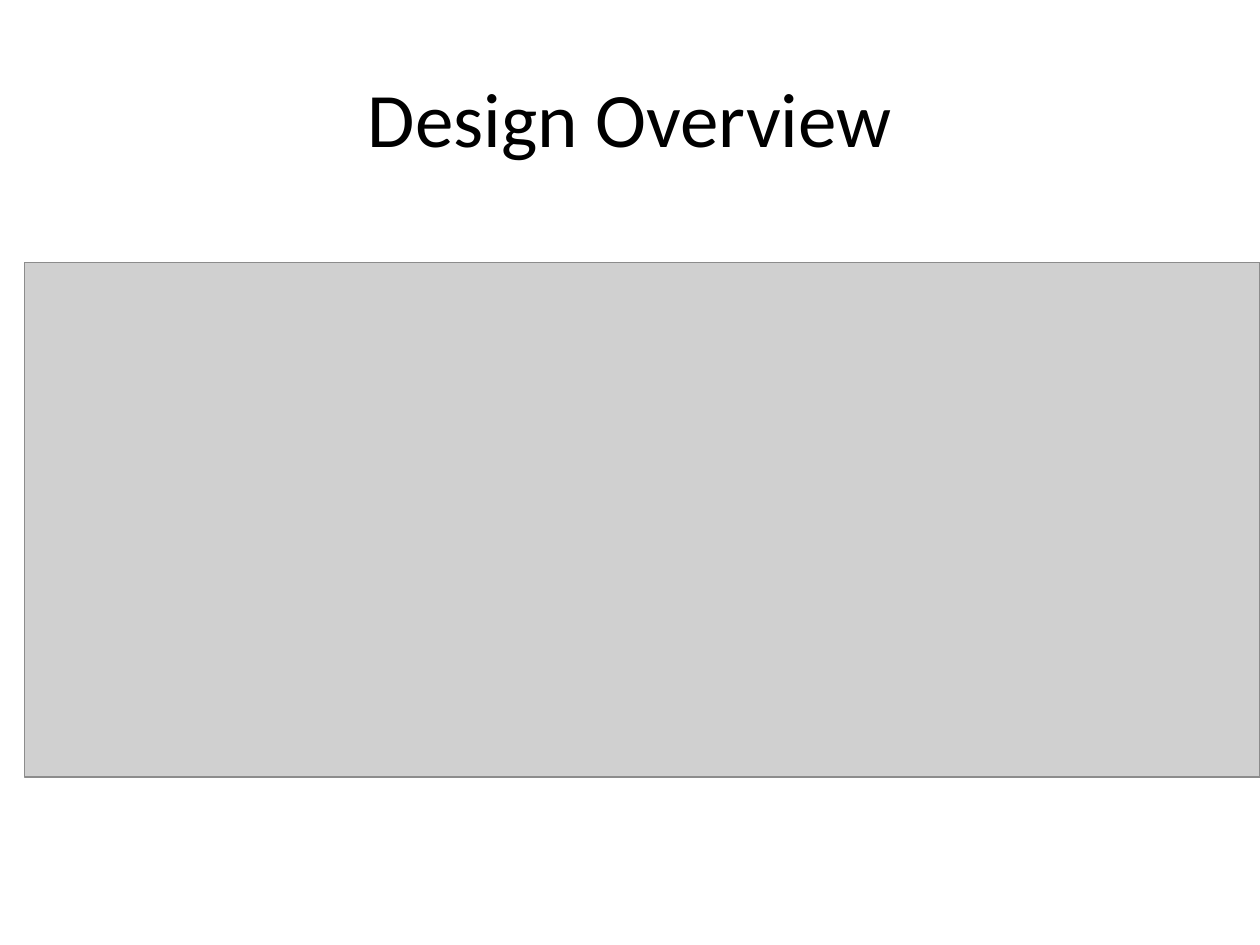
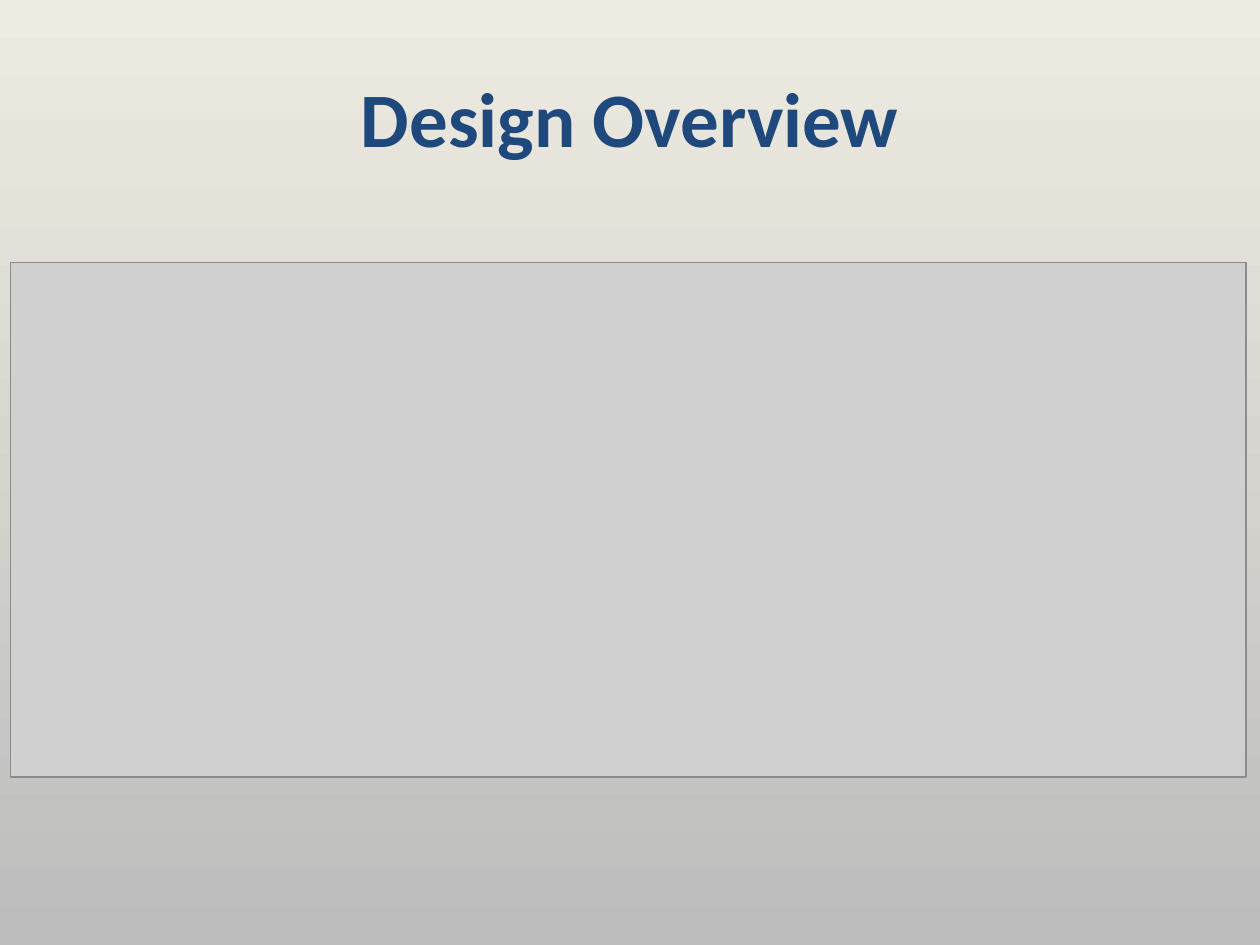
Before and after one commit to aajackson/Creepers, a slide deck: slide 4 of Documentation/MyFavs Presentation.ppt. Drawn at 1260x945 pixels with LibreOffice and Linux fonts; fonts in the diff are those of the drawing; grey boxes stand for pictures. Boxes give left, top, right and bottom in pixels: in the first picture for what was removed or moved away, otherwise in the second. Text is boxed around its words. In the diff, an @@ line names an element or a change of style, - is before the commit and + after.

```diff
--- a/Documentation/MyFavs Presentation.ppt
+++ b/Documentation/MyFavs Presentation.ppt
@@ background #FFFFFF to gradient #EEECE1 to #BCBCBC @@
@@ title "Design Overview" at (361,93,899,160): text colour #000000 to #1F497D, bold on @@
@@ picture: place and size @@
-picture at (24,262,1260,776)
+picture at (10,262,1246,776)
```
Also in this commit, not shown: 12 other slides changed.
